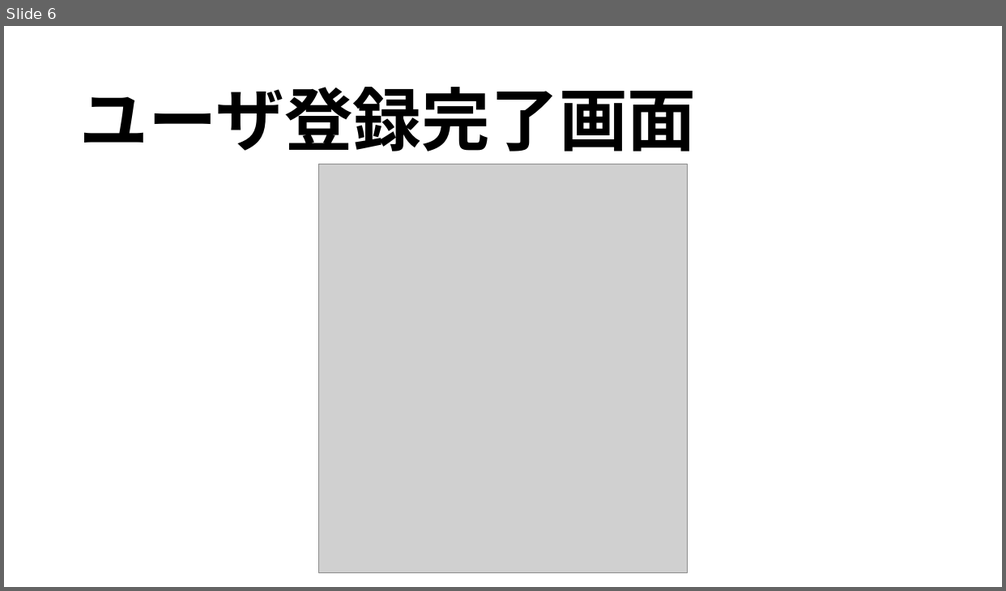
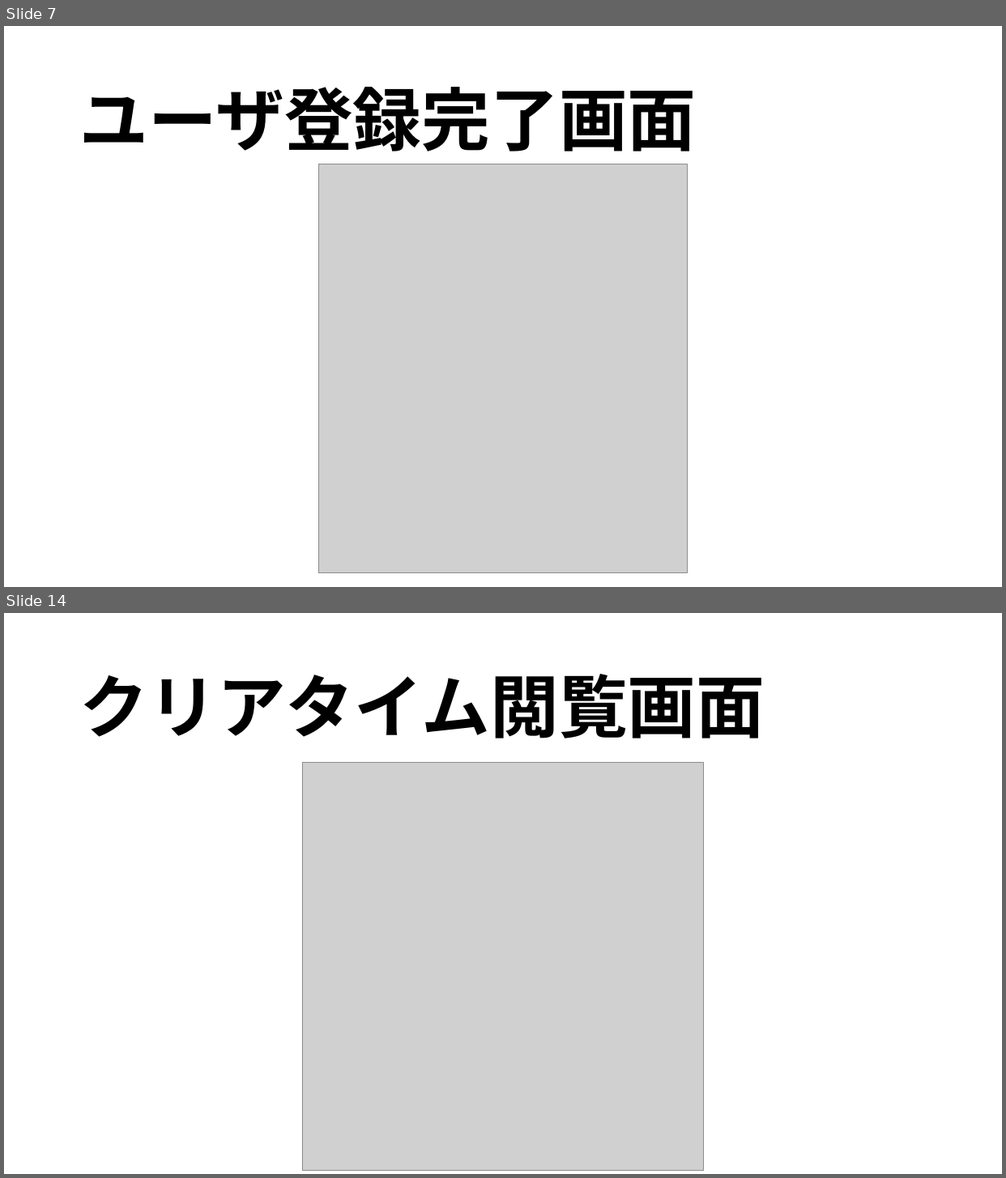
Before and after one commit to Takeda-Axiz/takeda_personal_develop, a slide deck: 株式会社ユウシン_竹田悠希_個人開発成果発表.pptx. Shown one above the other, each under a label of ours: slide 6 before the commit, slides 7 and 14 after it; the slides between them are not shown. The pictures are 1006x591 and 1006x1178 pixels, drawn with LibreOffice and Linux fonts; fonts in the diff are those of the drawing; grey boxes stand for pictures. Boxes give left, top, right and bottom in pixels: in the first picture for what was removed or moved away, otherwise in the second. Text is boxed around its words. In the diff, an @@ line names an element or a change of style, - is before the commit and + after.

```diff
--- a/株式会社ユウシン_竹田悠希_個人開発成果発表.pptx
+++ b/株式会社ユウシン_竹田悠希_個人開発成果発表.pptx
@@ slide 14 added at (x1=4, y1=613, x2=1002, y2=1174), background #FFFFFF @@
@@ title added at (x1=80, y1=674, x2=765, y2=739), 66 pt, text #000000, bold @@
+クリアタイム閲覧画面
@@ picture added at (x1=302, y1=763, x2=704, y2=1171) @@
@@ what was slide 6 is now slide 7 @@
```
Also in this commit, not shown: 3 slides changed, 7 other slides added, 1 slide removed.
